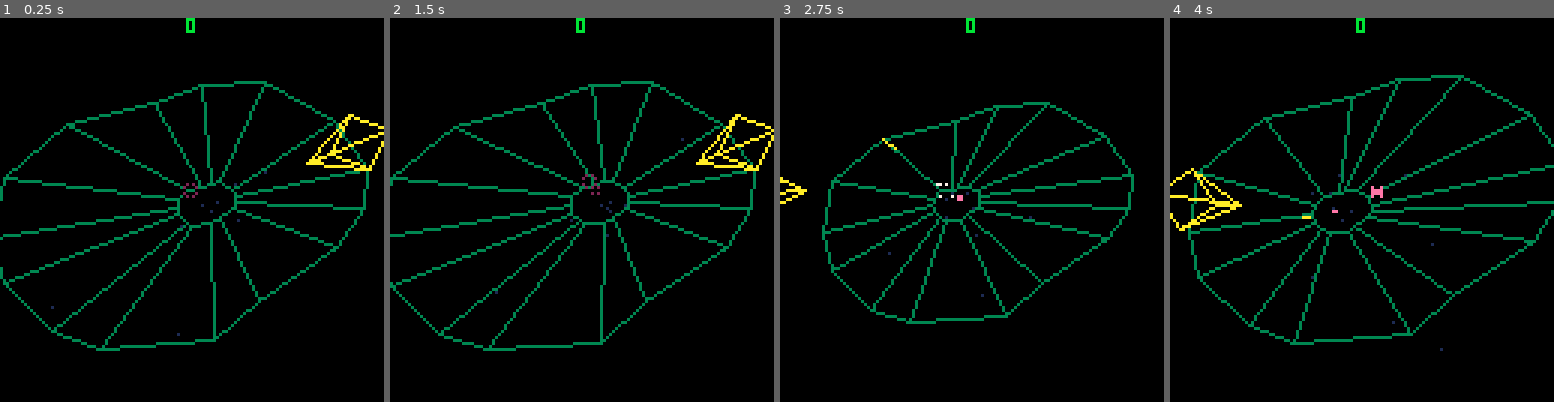
Above: before the commit, frames 1-4 (left to right).
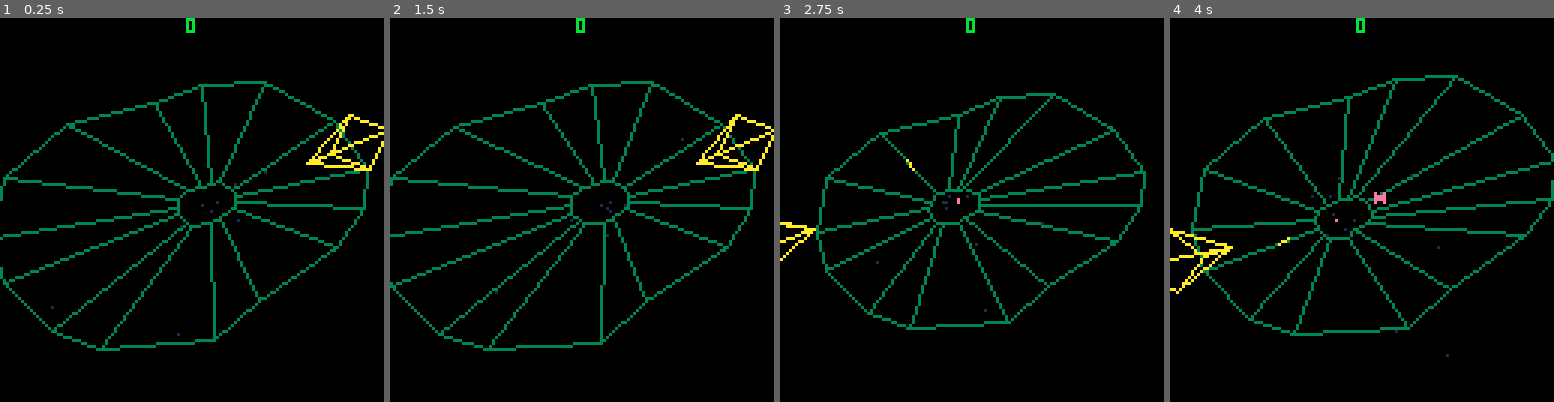
Above: after the commit, the same moments.

Repository: tesselode/web-pilot
Game: PICO-8 cartridge t1k.p8
Same seed, same stepped clock (60 frames per second), same inputs: the game is played once before the commit and once after it.
Inputs:
- Up to frame 1 (0.25 s): no input
- Up to frame 2 (1.5 s): tap X (X key) at 0.33, 1.07 s; tap O (Z key) at 0.7 s
- Up to frame 3 (2.75 s): hold Right 1.6-2.1 s; tap O (Z key) at 1.7, 2.1, 2.5 s; tap X (X key) at 1.85 s; hold Right from 2.47 s (still down)
- Up to frame 4 (4 s): tap O (Z key) at 2.9, 3.3, 3.7 s; tap X (X key) at 2.97 s; release Right at 3.03 s; hold Left 3.08-3.58 s

The runs differ from the first frame. In frame 1, less than 0.1% of the frame differs, in the area x 47-52%, y 42-47%; in frame 2, less than 0.1%; in frame 3, 7.0%; in frame 4, 8.9%, in the area x 0-100%, y 14-89%.

Commit message:
integrate phantoms into game flow

Diff:
--- a/t1k.p8
+++ b/t1k.p8
@@ -924,6 +924,7 @@
 				add(self.entities, class.score_popup(point_value .. '00', self.p3d:to2d(enemy.x, enemy.y, enemy.z)))
 			end
 			if enemy:is(class.thwomp) then self.difficulty += .1 end
+			if enemy:is(class.phantom) then self.difficulty += 1/3 end
 			for i = 1, 5 do
 				add(self.entities, class.particle(enemy.x, enemy.y, enemy.z, enemy.color))
 			end
@@ -951,7 +952,6 @@
 	self:init_web()
 	self.entities = {}
 	self.player = add(self.entities, class.player(self.web, 1))
-	add(self.entities, class.phantom(self.web, 1))
 	self:init_stars()
 	self.score = 0
 	self.zapper_online = false
@@ -960,7 +960,9 @@
 		flipper = 60 + rnd(60),
 		small_flipper = 2400 + rnd(600),
 		thwomp = 5400 + rnd(900),
+		phantom = 7200 + rnd(1800),
 	}
+	if rnd(1) > .9 then self.timer.phantom -= 5400 end
 	self.spawn_timer = 1
 	self.to_next_powerup = 3
 	self.powerup_streak = 0
@@ -1016,6 +1018,13 @@
 			self.timer.thwomp += 1500 + rnd(600)
 			add(self.entities, class.thwomp(self.web, self.difficulty))
 			self.difficulty -= .1
+			sfx(sound.spawn, 3)
+		end
+		self.timer.phantom -= sqrt(self.difficulty)
+		while self.timer.phantom <= 0 do
+			self.timer.phantom += 1800 + rnd(900)
+			add(self.entities, class.phantom(self.web, self.difficulty))
+			self.difficulty -= 1/3
 			sfx(sound.spawn, 3)
 		end
 	end
